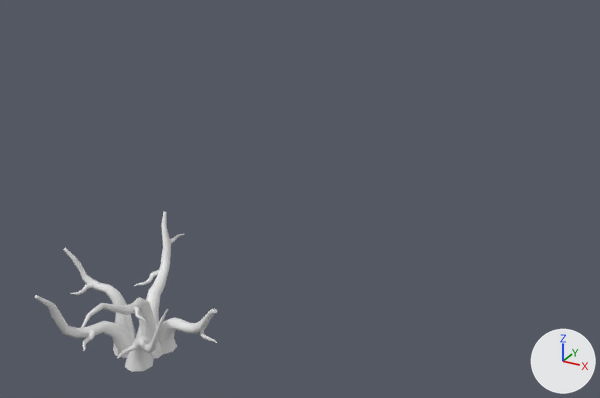
Two versions of the FBX model Assets/Hugo.B/Props/Arbre/Arbuste3/Arbuste3.fbx, one commit apart.
Before and after are seen from a camera (50 mm lens) standing at (4.0, -14.17, 4.47) and looking at (-0.82, -5.42, 0.1). Arrows for +X, +Y and +Z are at lower right; the lights stay in place.

Script lines for the objects in view, before the commit:
```python
me_cylinder_011 = bpy.data.meshes.new('Cylinder.011')
me_cylinder_011.from_pydata(...)  # 1128 vertices, 1042 faces; spans x -79.0..97.0, y -48.0..50.0, z -111.0..96.0
ob_arbuste3 = bpy.data.objects.new('Arbuste3', me_cylinder_011)
ob_arbuste3.location = (-0.55, -9.11, 0.48)
ob_arbuste3.rotation_euler = (1.571, 0.0, 0.0)  # degrees (90, 0, 0)
ob_arbuste3.scale = (0.01, 0.01, 0.01)
```
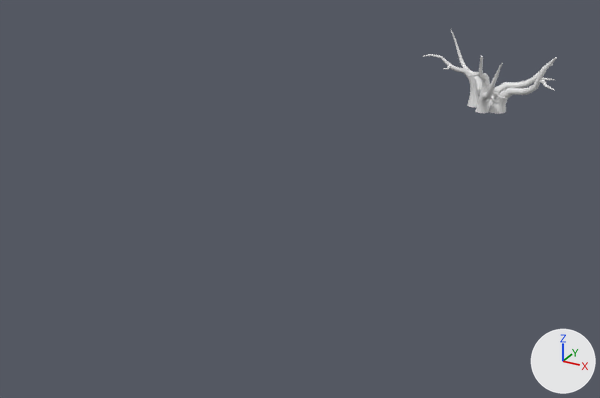
Location of each change, [x1, y1, x2, y2] in pixels of the pictures (600 x 398 px; the box of a moved part takes in the faces that stretch with it):
'Arbuste3', reshaped, moved, turned, rescaled
    before: [35, 212, 217, 372]
    after: [422, 29, 557, 114]
part 1 of me_cylinder_011, moved or reshaped
    before: [81, 297, 162, 359]
    after: [422, 54, 479, 108]
part 2 of me_cylinder_011, moved or reshaped
    before: [63, 248, 136, 338]
    after: [478, 56, 490, 105]
part 3 of me_cylinder_011, moved or reshaped
    before: [35, 295, 136, 358]
    after: [489, 57, 557, 114]
part 4 of me_cylinder_011, moved or reshaped
    before: [170, 233, 185, 243]
    after: [466, 72, 479, 77]
part 5 of me_cylinder_011, moved or reshaped
    before: [71, 284, 92, 295]
    after: [443, 65, 451, 70]
part 6 of me_cylinder_011, moved or reshaped
    before: [134, 306, 145, 321]
    after: [533, 75, 555, 80]
part 7 of me_cylinder_011, moved or reshaped
    before: [125, 309, 168, 372]
    after: [450, 29, 482, 97]
part 8 of me_cylinder_011, moved or reshaped (not visible afterwards)
    before: [134, 270, 159, 286]
part 9 of me_cylinder_011, moved or reshaped (not visible afterwards)
    before: [117, 344, 136, 359]
part 10 of me_cylinder_011, moved or reshaped
    before: [200, 330, 217, 343]
    after: [490, 96, 501, 105]
part 11 of me_cylinder_011, added
    after: [475, 63, 503, 113]
part 12 of me_cylinder_011, added
    after: [539, 79, 555, 91]
part 13 of me_cylinder_011, added
    after: [489, 63, 553, 108]
part 14 of me_cylinder_011, deleted
    before: [135, 212, 171, 339]
part 15 of me_cylinder_011, deleted
    before: [82, 330, 95, 351]
part 16 of me_cylinder_011, deleted
    before: [158, 309, 217, 354]

The change, as a list of edits to the scene's bpy script:
```text
Change me_cylinder_011:
    used by ob_arbuste3; location = (-0.55, -9.11, 0.48); rotation_euler = (1.571, 0.0, 0.0), in degrees (90, 0, 0); scale = (0.01, 0.01, 0.01)
    remove me_cylinder_011.from_pydata(...)  # 1128 vertices, 1042 faces; spans x -79.0..97.0, y -48.0..50.0, z -111.0..96.0
    add me_cylinder_011.from_pydata(...)  # 1152 vertices, 1066 faces; spans x -870.0..1741.0, y -1720.0..1796.0, z -2151.0..215.0
    me_cylinder_011 part 1: the loose piece of 88 vertices spanning x -1.0..33.0, y -48.0..46.0, z -19.0..96.0 is multiplied about its middle by the matrix ((-12.175, 6.415, 1.024), (-1.054, 0.195, -13.758), (-6.41, -12.217, 0.318)), then moved by (263.0, -915.0, -642.0)
    me_cylinder_011 part 2: the loose piece of 104 vertices spanning x -79.0..-15.0, y -48.0..41.0, z -25.0..0.0 is multiplied about its middle by the matrix ((15.183, 8.321, -4.543), (5.004, 0.253, 17.185), (8.052, -15.846, -2.112)), then moved by (-21.0, -74.0, -930.0)
    me_cylinder_011 part 3: the loose piece of 96 vertices spanning x -32.0..4.0, y -48.0..46.0, z -11.0..84.0 is multiplied about its middle by the matrix ((15.525, 8.321, -3.188), (3.47, 0.253, 17.559), (8.207, -15.846, -1.394)), then moved by (-38.0, 945.0, -1004.0)
    me_cylinder_011 part 4: the loose piece of 64 vertices spanning x -27.0..-19.0, y 20.0..25.0, z -111.0..-88.0 is multiplied about its middle by the matrix ((11.775, 8.693, 11.639), (-13.243, 0.264, 13.2), (5.972, -16.555, 6.322)), then moved by (-198.0, -241.0, -1185.0)
    me_cylinder_011 part 5: the loose piece of 64 vertices spanning x -60.0..-51.0, y 2.0..8.0, z -8.0..16.0 is multiplied about its middle by the matrix ((-0.857, 7.531, -14.318), (16.176, 0.229, -0.848), (-0.192, -14.342, -7.532)), then moved by (214.0, -994.0, -1111.0)
    me_cylinder_011 part 6: the loose piece of 80 vertices spanning x 27.0..50.0, y 21.0..27.0, z 29.0..43.0 is multiplied about its middle by the matrix ((5.995, 9.948, -17.974), (20.248, 0.302, 6.92), (3.471, -18.945, -9.328)), then moved by (312.0, 1399.0, -872.0)
    me_cylinder_011 part 7: the loose piece of 80 vertices spanning x 1.0..83.0, y -48.0..50.0, z 0.0..54.0 is multiplied about its middle by the matrix ((1.817, 8.321, 15.744), (-17.795, 0.253, 1.92), (0.67, -15.846, 8.298)), then moved by (820.0, -599.0, -573.0)
    me_cylinder_011 part 8: the loose piece of 80 vertices spanning x -36.0..-18.0, y -11.0..1.0, z -72.0..-46.0 is multiplied about its middle by the matrix ((-9.029, -11.092, 4.521), (8.446, -9.911, -7.446), (8.493, -1.936, 12.211)), then moved by (488.0, -655.0, -726.0)
    me_cylinder_011 part 9: the loose piece of 80 vertices spanning x 18.0..25.0, y -23.0..-17.0, z 22.0..48.0 is multiplied about its middle by the matrix ((1.817, 8.321, 15.744), (-17.795, 0.253, 1.92), (0.67, -15.846, 8.298)), then moved by (891.0, -383.0, -360.0)
    me_cylinder_011 part 10: the loose piece of 80 vertices spanning x 58.0..89.0, y -14.0..-5.0, z -13.0..-4.0 is multiplied about its middle by the matrix ((-8.476, 8.321, -13.392), (15.194, 0.253, -9.459), (-4.208, -15.846, -7.183)), then moved by (-649.0, 336.0, -832.0)
    me_cylinder_011 part 11: a new loose piece of 96 vertices spanning x -777.0..-232.0, y -190.0..571.0, z -2151.0..-123.0
    me_cylinder_011 part 12: a new loose piece of 80 vertices spanning x -612.0..-178.0, y 1333.0..1796.0, z -1388.0..-1245.0
    me_cylinder_011 part 13: a new loose piece of 80 vertices spanning x -240.0..519.0, y -146.0..1606.0, z -1272.0..103.0
    me_cylinder_011 part 14: the loose piece of 80 vertices spanning x -36.0..10.0, y -48.0..50.0, z -101.0..-10.0 is deleted
    me_cylinder_011 part 15: the loose piece of 80 vertices spanning x -18.0..-2.0, y -14.0..-7.0, z 35.0..64.0 is deleted
    me_cylinder_011 part 16: the loose piece of 72 vertices spanning x 3.0..97.0, y -48.0..28.0, z -32.0..6.0 is deleted
Change ob_arbuste3:
    ob_arbuste3.location: (-0.55, -9.11, 0.48) -> (0.0, 0.0, 0.0)
    ob_arbuste3.rotation_euler: (1.571, 0.0, 0.0) -> (-0.0159, -2.658, -1.437)  # degrees (90, 0, 0) -> degrees (-0.9, -152, -82)
    ob_arbuste3.scale: (0.01, 0.01, 0.01) -> (0.000676, 0.000676, 0.000676)
```
